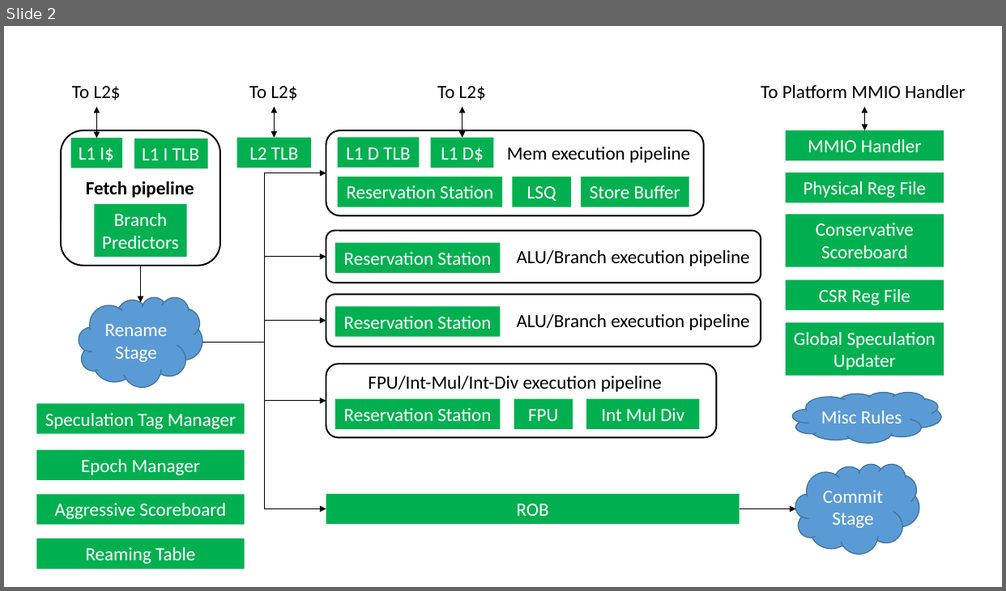
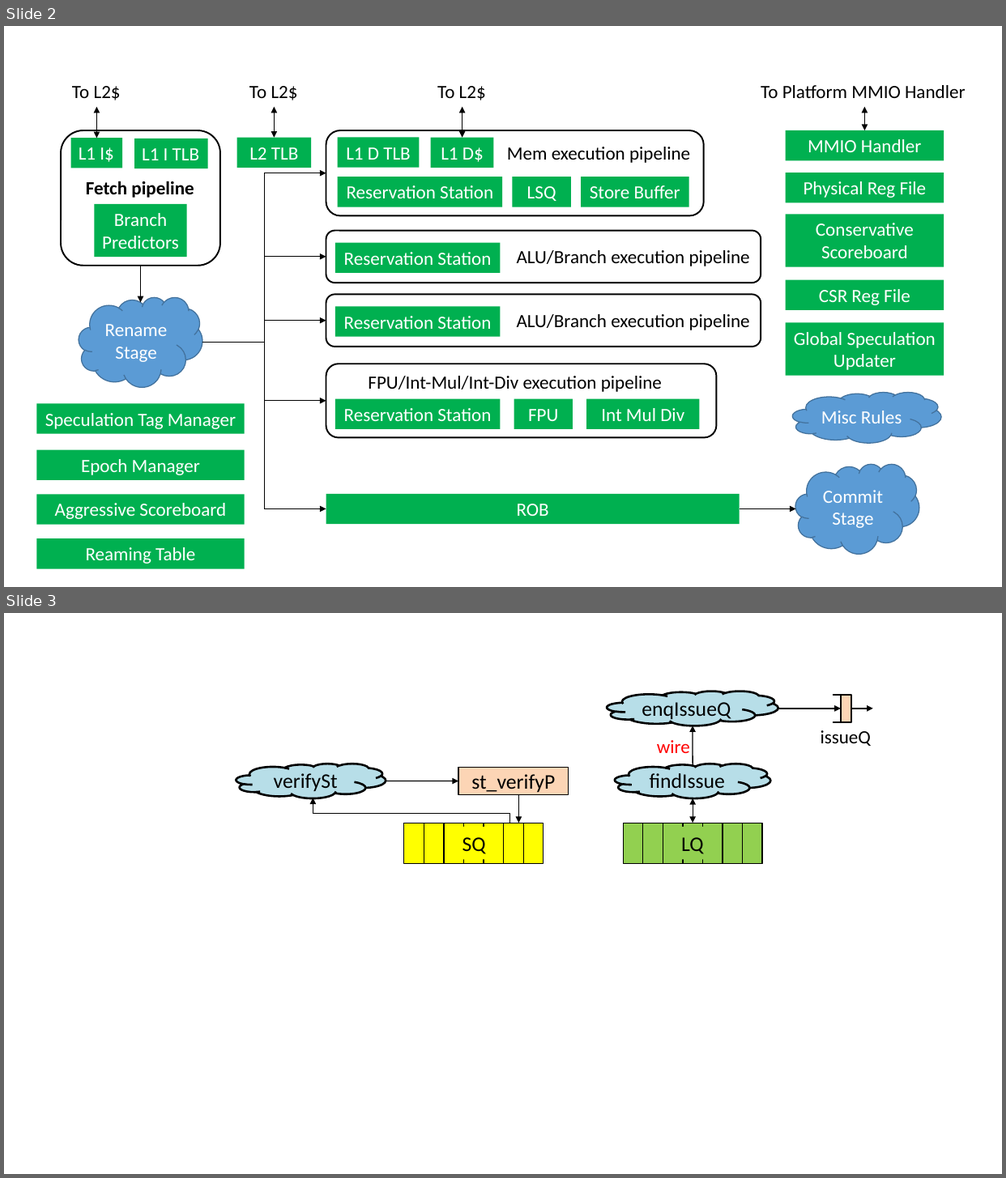
Before and after one commit to sizhuo-zhang/RiscyOO_design_doc, a slide deck: fig/fig.pptx. Shown one above the other, each under a label of ours: slide 2 before the commit, slides 2 and 3 after it. The pictures are 1006x591 and 1006x1178 pixels, drawn with LibreOffice and Linux fonts; fonts in the diff are those of the drawing. Boxes give left, top, right and bottom in pixels: in the first picture for what was removed or moved away, otherwise in the second. Text is boxed around its words. In the diff, an @@ line names an element or a change of style, - is before the commit and + after.

```diff
--- a/fig/fig.pptx
+++ b/fig/fig.pptx
@@ slide 3 added at [4, 613, 1002, 1174], background #FFFFFF @@
@@ group added at [236, 691, 873, 863]: 16 rectangles, 5 arrows, 4 texts, 3 clouds, 2 lines, 1 double arrow, 1 freeform shape @@
+LQ
+SQ
+findIssue
+issueQ
+st_verifyP
+verifySt
+enqIssueQ
+wire
```
Also in this commit, not shown: 3 other files.
